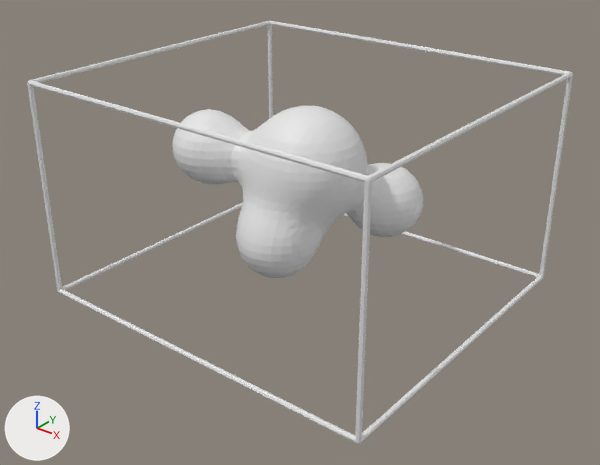
Two versions of the OBJ model Assets/Models/Stomach/ventre_0004.obj, one commit apart.
Camera for both pictures: a camera (50 mm lens) standing at (95.5, -120.8, 74.3) and looking at (1.8, -3.7, 1.7). The axes (+X, +Y, +Z) are drawn at lower left. The lights are the same throughout. Where no turn or scale is listed for an object, it has been applied to the vertices. Vertices at the same position are counted once.

Names of what the first picture shows: 'ventre_0004'.
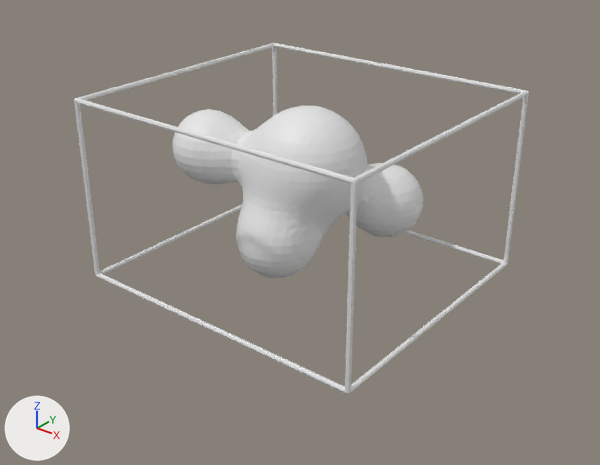
Changed parts and their boxes (x1, y1, x2, y2) in the pictures (600 x 465 px):
```json
{"object": "ventre_0004", "change": "reshaped", "before": [27, 21, 573, 444], "after": [74, 43, 529, 394], "on screen": "17% narrower, 17% shorter"}
```

Scene script edits in JSON lines:
```json
{"block": "me_ventre_0004", "where": "me_ventre_0004.from_pydata(...)  # 2362 vertices, 3036 faces; spans x -38.4..38.4, y -34.6..34.6, z -12.7..32.5"}
{"block": "me_ventre_0004", "where": "# used by ob_ventre_0004; location = (0.0, 0.0, 0.0)"}
{"block": "me_ventre_0004", "change": "me_ventre_0004 part 1: the loose piece of 208 vertices spanning x -38.4..38.4, y -34.6..34.6, z -12.7..32.5 is scaled about its middle by 0.84"}
```
